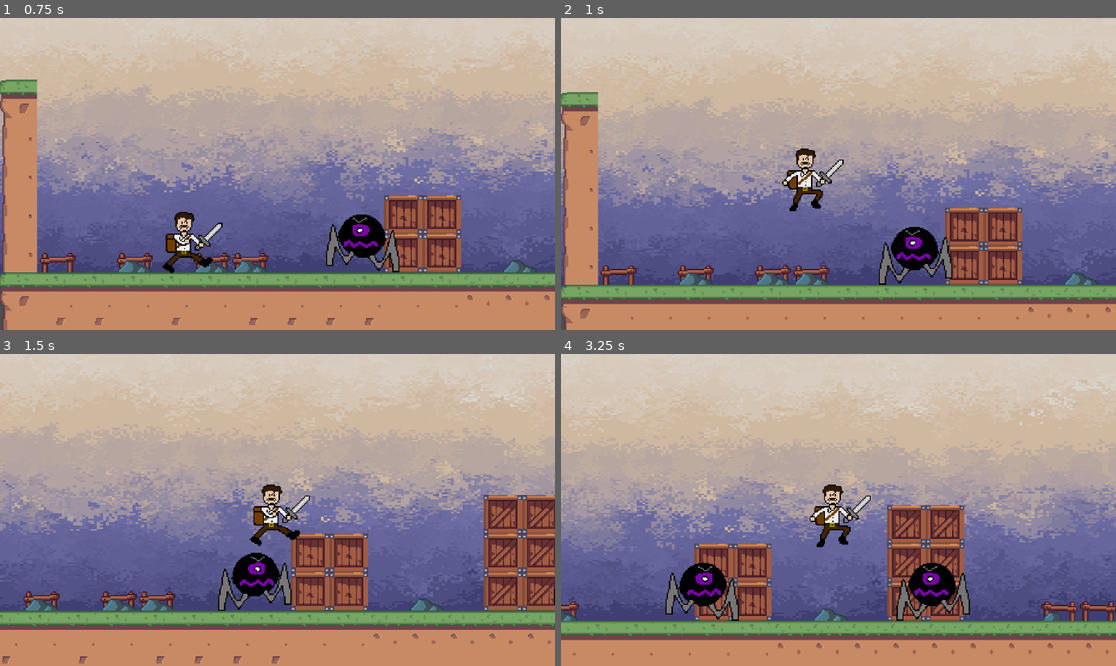
Above: before the commit, frames 1-4 (two rows, left to right).
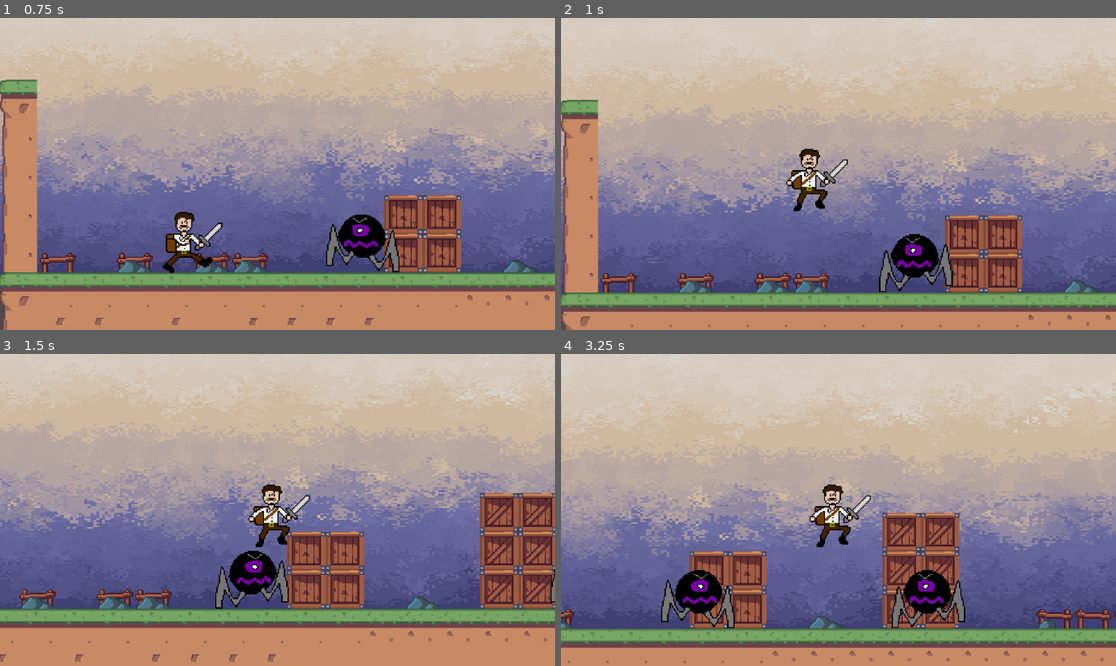
Above: after the commit, the same moments.

Repository: bscott519/ColossalCrisisGame
Game: Godot game, scene res://Scenes/level_1.tscn
Same seed, same stepped clock (60 frames per second), same inputs: the game is played once before the commit and once after it. The engine's default icon, where the game draws it, is replaced by a stand-in: a white triangle on a blue panel in a dark square.
Inputs (mouse positions are in pixels of both pictures, inside the frame that each line leads up to):
- Up to frame 1 (0.75 s): move the mouse to (399, 158) at 0.52 s; hold D (right) from 0.53 s (still down); click (399, 158) at 0.6 s
- Up to frame 2 (1 s): keep holding D (right); tap Space (jump) at 0.77 s
- Up to frame 3 (1.5 s): keep holding D (right); move the mouse to (166, 525) at 1.27 s; click (166, 525) at 1.35 s
- Up to frame 4 (3.25 s): tap Space (jump) at 1.52, 3.02 s; move the mouse to (894, 441) at 2.02 s; release D (right) at 2.03 s; hold A (left) 2.03-2.78 s; click (894, 441) at 2.1 s; move the mouse to (810, 572) at 2.77 s; hold D (right) from 2.78 s (still down); click (810, 572) at 2.85 s

Frame 1 is identical in both runs. In frame 2, 20% of the frame differs, in the area x 0-100%, y 12-100%; in frame 3, 16%; in frame 4, 22%, in the area x 0-100%, y 8-100%.

Commit message:
trying to fix anim speeds

Diff:
--- a/Scenes/player.tscn
+++ b/Scenes/player.tscn
@@ -212,8 +212,10 @@
 
 [node name="AnimatedSprite2D" type="AnimatedSprite2D" parent="."]
 sprite_frames = SubResource("SpriteFrames_0r8ui")
-animation = &"air_attack2"
+animation = &"single_attack"
 autoplay = "idle"
+frame = 1
+frame_progress = 1.0
 
 [node name="CollisionShape2D" type="CollisionShape2D" parent="."]
 position = Vector2(-4, 19)
--- a/Scripts/player.gd
+++ b/Scripts/player.gd
@@ -58,16 +58,18 @@
 		player_anims(direction)
 		if Input.is_action_just_pressed("attack") && attack_points == 3 && is_on_floor():
 			$AttackReset.start()
-			velocity.x = 0
 			animated_sprite_2d.play("single_attack")
+			await get_tree().create_timer(1.0 / 6).timeout
 			attack_points = attack_points - 1
 		elif Input.is_action_just_pressed("attack") && attack_points == 2 && is_on_floor():
 			$AttackReset.start()
 			animated_sprite_2d.play("double_attack")
+			await get_tree().create_timer(1.0 / 6).timeout
 			attack_points = attack_points - 1
 		elif Input.is_action_just_pressed("attack") && attack_points == 1 && is_on_floor():
 			$AttackReset.start()
 			animated_sprite_2d.play("triple_attack")
+			await get_tree().create_timer(1.0 / 6).timeout
 			attack_points = attack_points - 1
 
 		if Input.is_action_just_pressed("attack") && air_attack_points == 2 && !is_on_floor():
@@ -136,10 +138,10 @@
 		#animated_sprite_2d.play(anim)
 		#toggle_dmg_collisions(attack_type)
 
-func toggle_dmg_collisions(anim):
+func toggle_dmg_collisions():
 	var dmg_zone_col = dmg_zone.get_node("CollisionShape2D")
 	var wait_time: float
-	if attack_type == "air":
+	if animated_sprite_2d.animation == "single_attack":
 		wait_time = 0.3
 	elif attack_type == "single":
 		wait_time = 0.3
--- a/project.godot
+++ b/project.godot
@@ -18,6 +18,12 @@
 [autoload]
 
 Global="*res://Scripts/global.gd"
+
+[importer_defaults]
+
+animation_library={
+"animation/fps": 30.0
+}
 
 [input]
 
